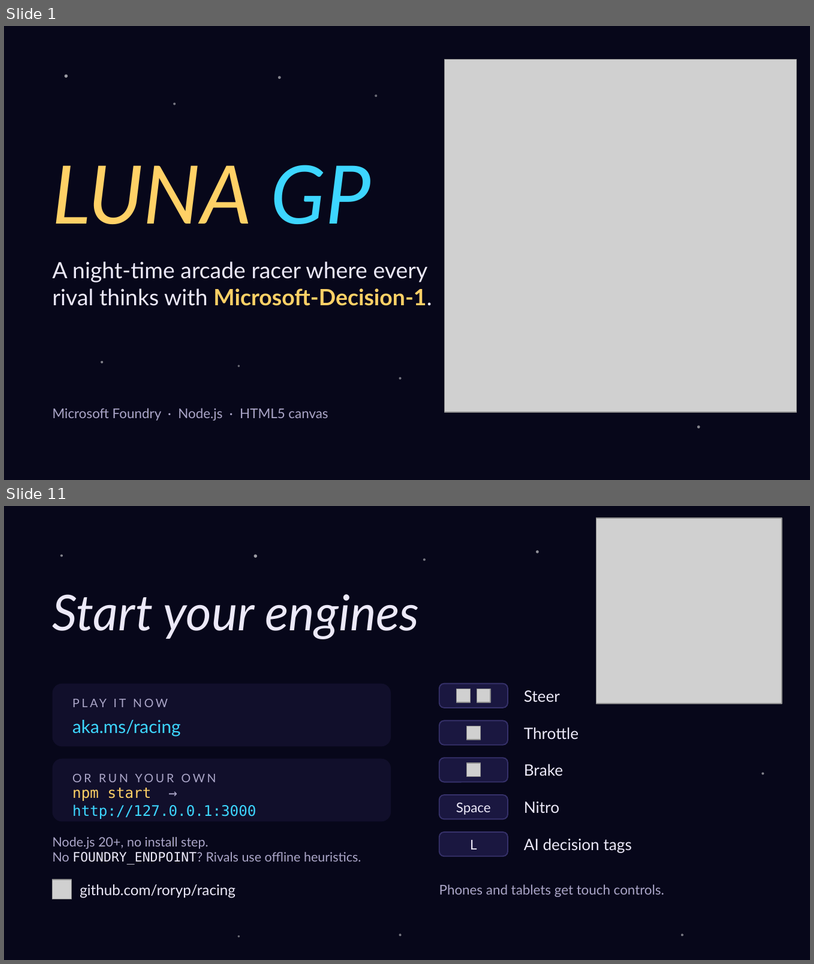
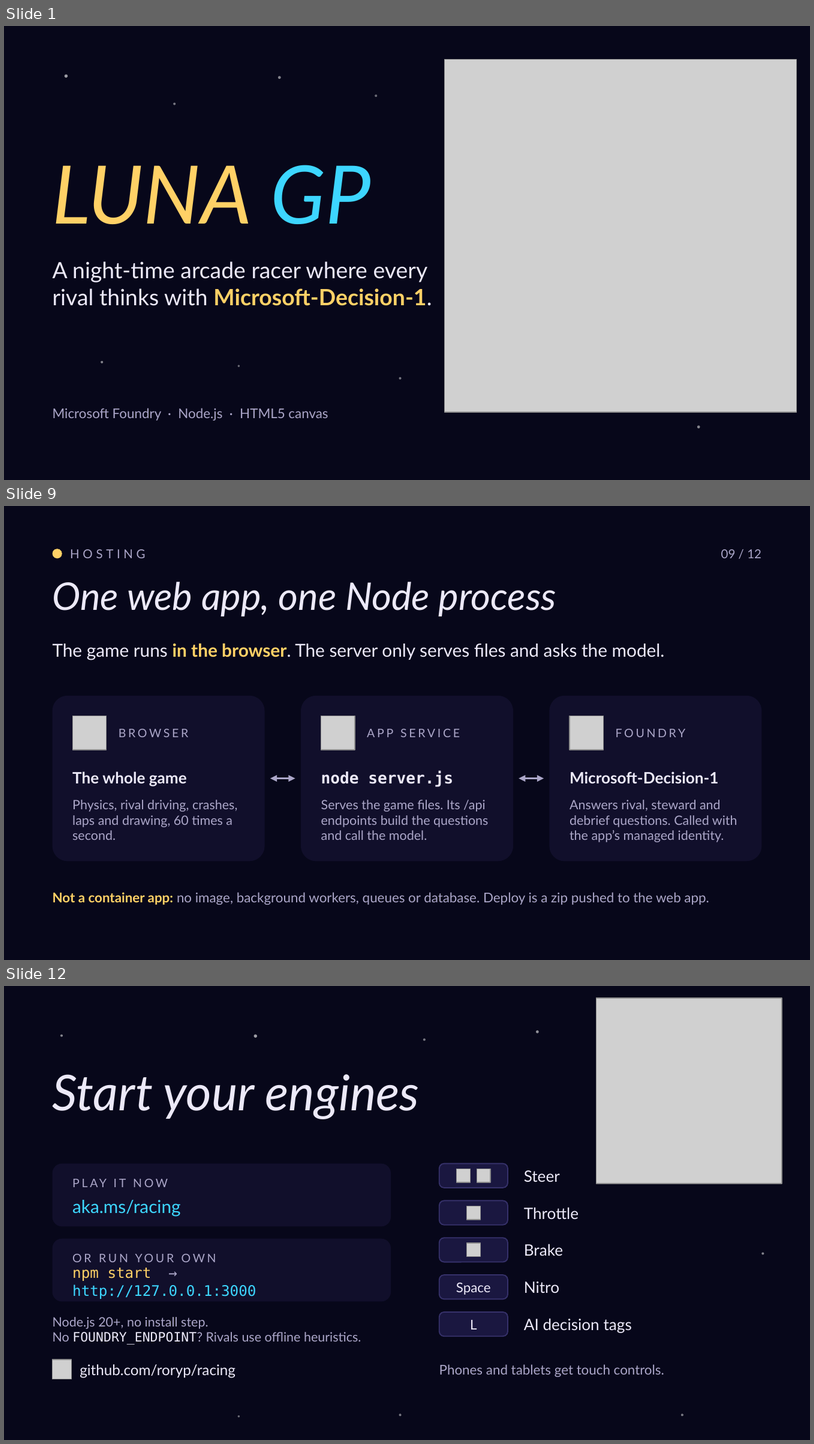
Before and after one commit to roryp/racing, a slide deck: docs/luna-gp-deck.pptx. Shown one above the other, each under a label of ours: slides 1 and 11 before the commit, slides 1, 9 and 12 after it; the slides between them are not shown. The pictures are 814x964 and 814x1444 pixels, drawn with LibreOffice and Linux fonts; fonts in the diff are those of the drawing; grey boxes stand for pictures. Boxes give left, top, right and bottom in pixels: in the first picture for what was removed or moved away, otherwise in the second. Text is boxed around its words. In the diff, an @@ line names an element or a change of style, - is before the commit and + after.

```diff
--- a/docs/luna-gp-deck.pptx
+++ b/docs/luna-gp-deck.pptx
@@ slide 9 added at (4,506,810,960), background #07071A @@
@@ ellipse added at (53,549,62,558), fill #FFD166 @@
@@ text added at (70,549,146,558), 11 pt, text #ABA6C8 @@
+HOSTING
@@ text added at (722,549,762,558), 11 pt, text #ABA6C8 @@
+09 / 12
@@ text added at (53,582,557,616), 34 pt, text #ECE9F8, italic @@
+One web app, one Node process
@@ text added at (53,643,665,660), 16 pt, text #ECE9F8 @@
+The game runs in the browser. The server only serves files and asks the model.
@@ rounded rectangle added at (53,696,264,861), fill #110F2B @@
@@ rounded rectangle added at (301,696,513,861), fill #110F2B @@
@@ rounded rectangle added at (550,696,762,861), fill #110F2B @@
@@ picture added at (72,715,107,750) @@
@@ picture added at (321,715,355,750) @@
@@ picture added at (570,715,604,750) @@
@@ text added at (119,729,189,737), 10.5 pt, text #ABA6C8 @@
+BROWSER
@@ text added at (367,729,460,737), 10.5 pt, text #ABA6C8 @@
+APP SERVICE
@@ text added at (616,729,686,737), 10.5 pt, text #ABA6C8 @@
+FOUNDRY
@@ text added at (72,771,187,786), 14 pt, text #ECE9F8, bold @@
+The whole game
@@ text added at (321,771,453,786), 14 pt, text #ECE9F8, bold @@
+node server.js
@@ text added at (570,771,719,783), 14 pt, text #ECE9F8, bold @@
+Microsoft-Decision-1
@@ double arrow added from (270, 778) to (295, 778), #ABA6C8 1.75 pt @@
@@ double arrow added from (519, 778) to (544, 778), #ABA6C8 1.75 pt @@
@@ text added at (72,799,237,840), 11.5 pt, text #ABA6C8 @@
+Physics, rival driving, crashes, laps and drawing, 60 times a second.
@@ text added at (321,799,488,840), 11.5 pt, text #ABA6C8 @@
+Serves the game files. Its /api endpoints build the questions and call the model.
@@ text added at (570,799,738,842), 11.5 pt, text #ABA6C8 @@
+Answers rival, steward and debrief questions. Called with the app’s managed identity.
@@ text added at (53,892,709,904), 12 pt, text #ABA6C8 @@
+Not a container app: no image, background workers, queues or database. Deploy is a zip pushed to the web app.
@@ what was slide 11 is now slide 12 @@
```
Also in this commit, not shown: 9 slides changed.
